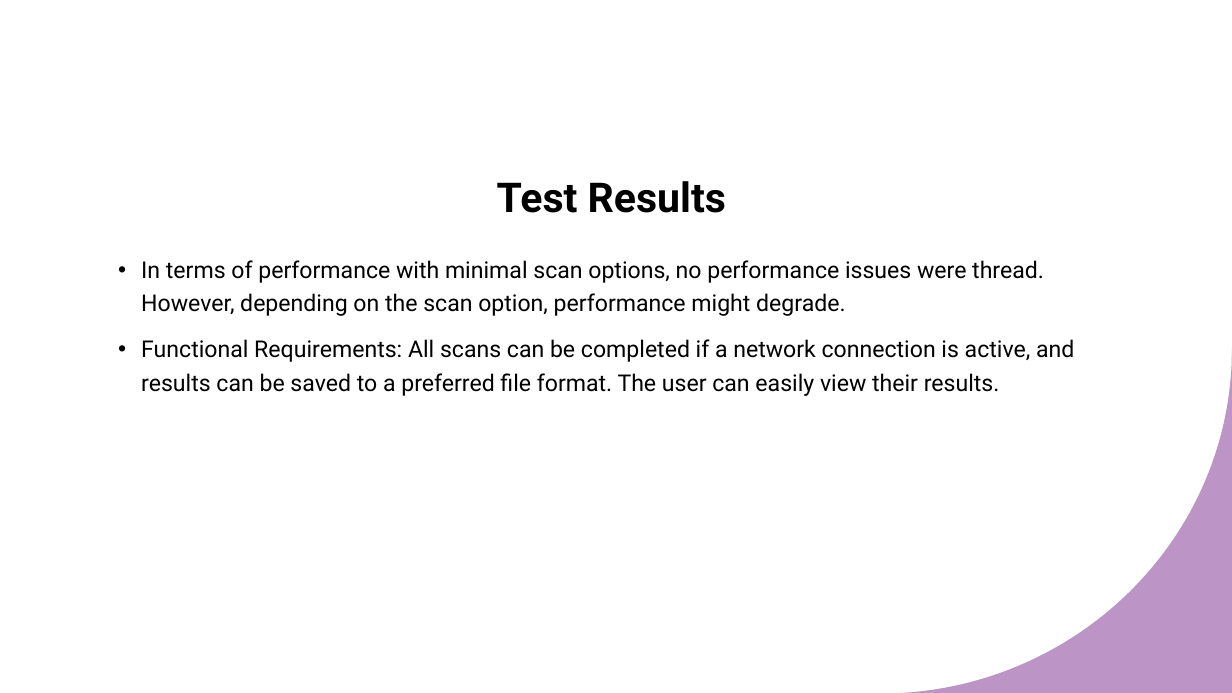
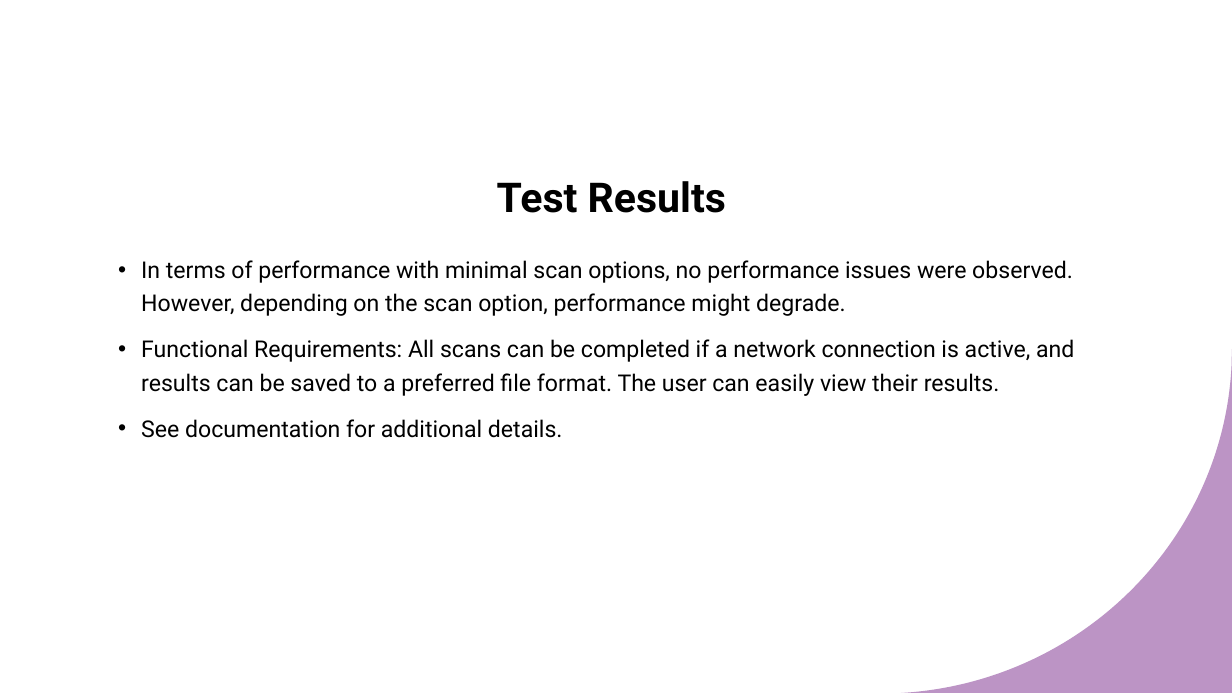
Before and after one commit to HMAckerman/GUImap, a slide deck: slide 13 of docs/GUIMAP.pptx. Drawn at 1232x693 pixels with LibreOffice and Linux fonts; fonts in the diff are those of the drawing. Boxes give left, top, right and bottom in pixels: in the first picture for what was removed or moved away, otherwise in the second. Text is boxed around its words. In the diff, an @@ line names an element or a change of style, - is before the commit and + after.

```diff
--- a/docs/GUIMAP.pptx
+++ b/docs/GUIMAP.pptx
@@ text at [141,260,1073,316]: text changed @@
-• In terms of performance with minimal scan options, no performance issues were thread. However, depending on the scan option, performance might degrade.
+• In terms of performance with minimal scan options, no performance issues were observed. However, depending on the scan option, performance might degrade.
@@ text at [141,419,563,438]: paragraph added @@
+• See documentation for additional details.
```
Also in this commit, not shown: 4 other slides changed, 1 slide removed.
